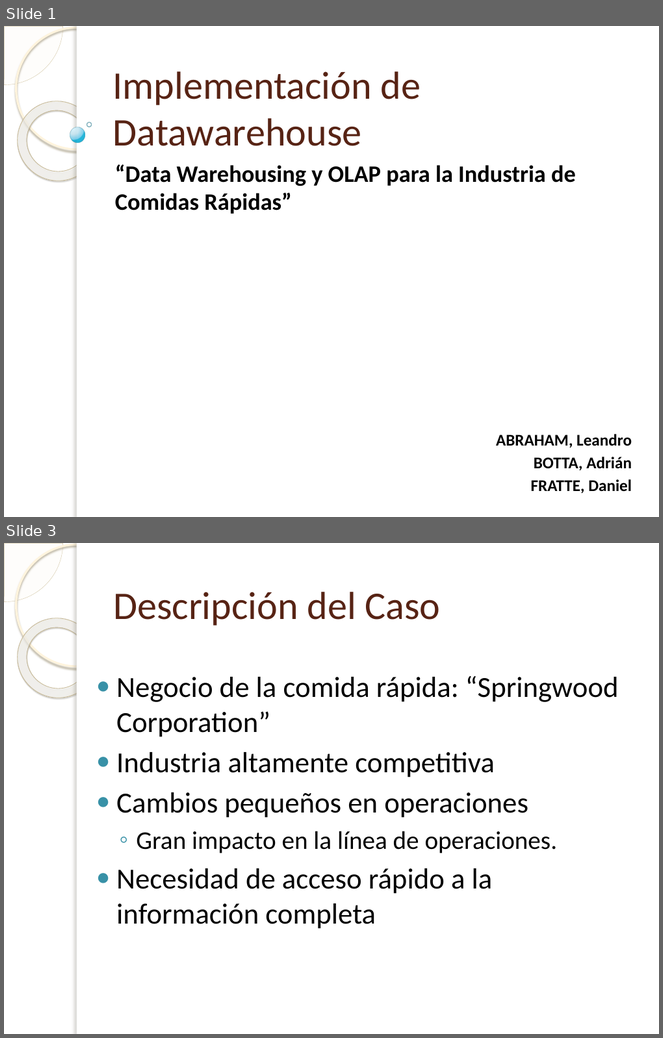
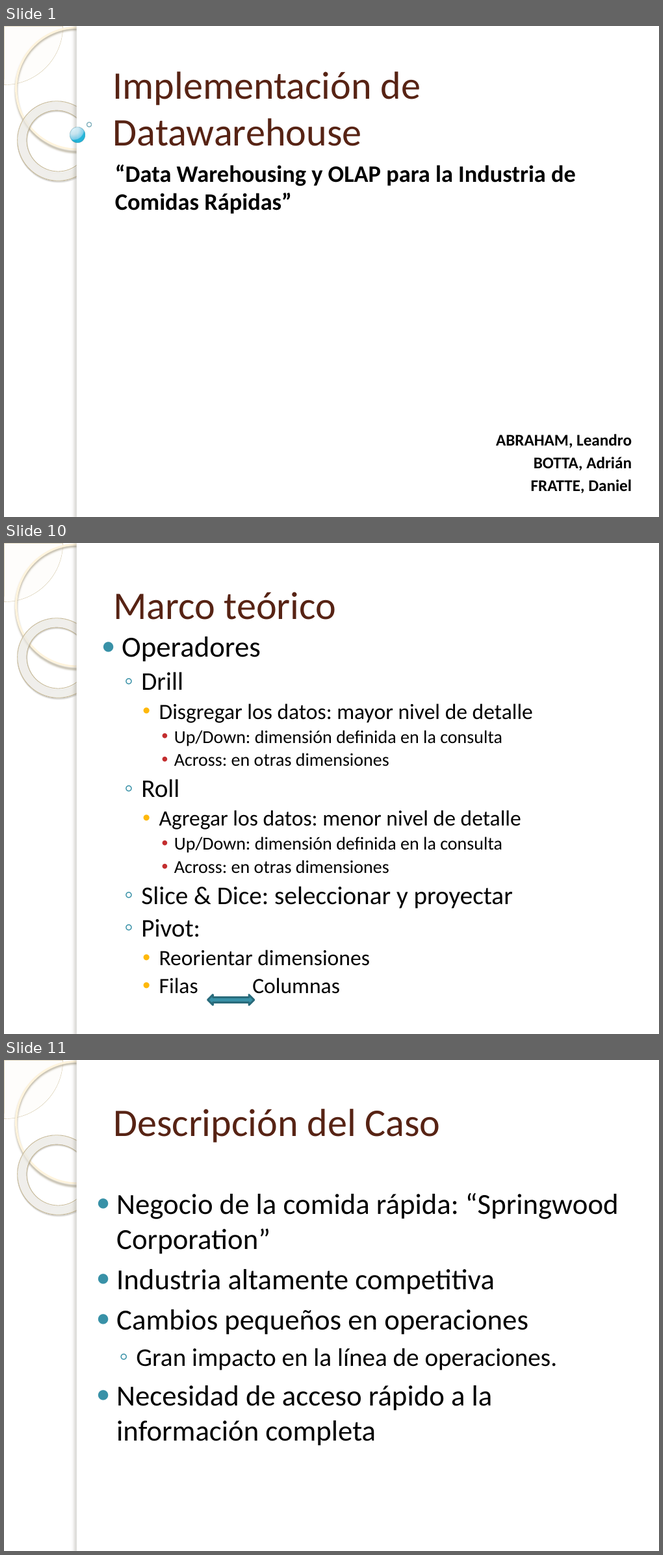
Before and after one commit to gsenergin/hydro2011, a slide deck: [SG2]/Informe FINAL/Presentacion-Abraham-Botta-FratteV2.0.pptx. Shown one above the other, each under a label of ours: slides 1 and 3 before the commit, slides 1, 10 and 11 after it; the slides between them are not shown. The pictures are 663x1038 and 663x1555 pixels, drawn with LibreOffice and Linux fonts; fonts in the diff are those of the drawing; background and template pictures are left out. Boxes give left, top, right and bottom in pixels: in the first picture for what was removed or moved away, otherwise in the second. Text is boxed around its words. In the diff, an @@ line names an element or a change of style, - is before the commit and + after.

```diff
--- a/[SG2]/Informe FINAL/Presentacion-Abraham-Botta-FratteV2.0.pptx
+++ b/[SG2]/Informe FINAL/Presentacion-Abraham-Botta-FratteV2.0.pptx
@@ slide 10 added at <box>4,543,659,1034</box>, background picture (left out); not listed: 5 template elements that a slide beside it also shows @@
@@ title added at <box>113,592,337,620</box>, 43 pt, text #572314 @@
+Marco teórico
@@ text added at <box>122,637,533,999</box>, 20 pt, text #000000 @@
+● Operadores
+  ◦ Drill
+    • Disgregar los datos: mayor nivel de detalle
+      • Up/Down: dimensión definida en la consulta
+      • Across: en otras dimensiones
+  ◦ Roll
+    • Agregar los datos: menor nivel de detalle
+      • Up/Down: dimensión definida en la consulta
+      • Across: en otras dimensiones
+  ◦ Slice & Dice: seleccionar y proyectar
+  ◦ Pivot:
+    • Reorientar dimensiones
+    • Filas Columnas
@@ left right arrow added at <box>207,995,254,1006</box>, fill #3891A7, outline #296B7C 2 pt @@
@@ what was slide 3 is now slide 11 @@
```
Also in this commit, not shown: 11 slides changed, 10 other slides added, 1 other file.
